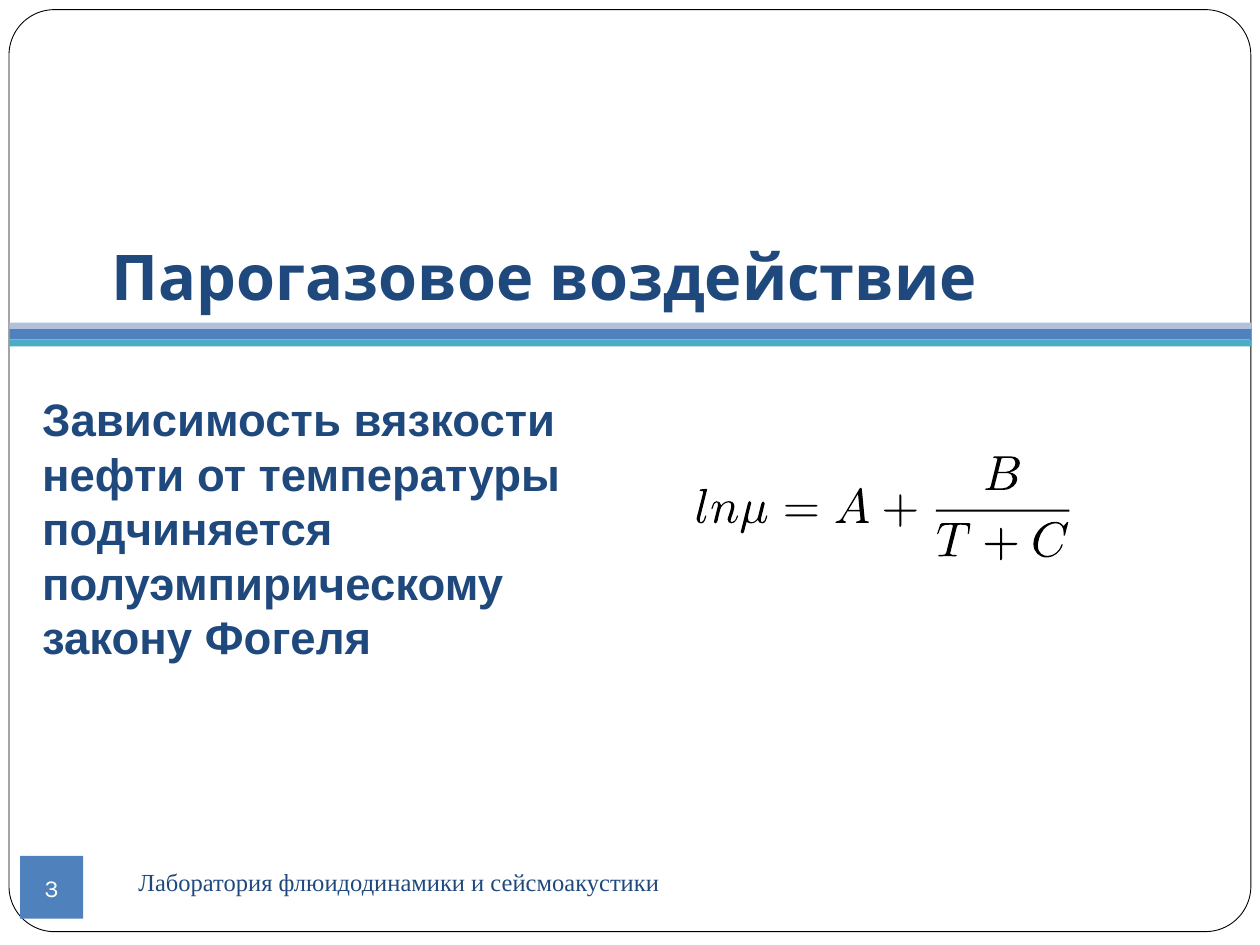
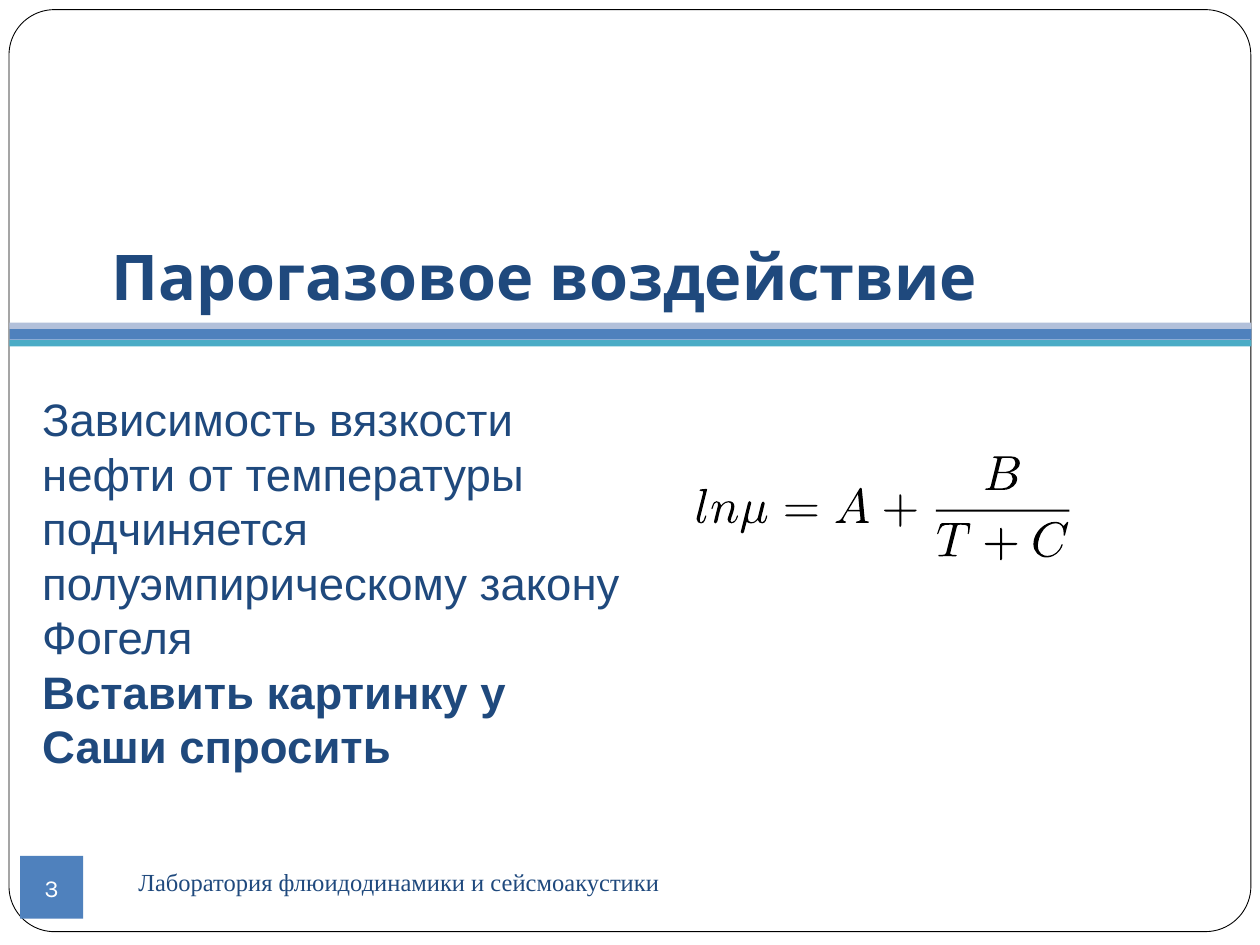
Before and after one commit to CompMathGroup/sagd, a slide deck: slide 3 of doc/Presentation.odp. Drawn at 1260x945 pixels with LibreOffice and Linux fonts; fonts in the diff are those of the drawing; background and template pictures are left out. Boxes give left, top, right and bottom in pixels: in the first picture for what was removed or moved away, otherwise in the second. Text is boxed around its words. In the diff, an @@ line names an element or a change of style, - is before the commit and + after.

```diff
--- a/doc/Presentation.odp
+++ b/doc/Presentation.odp
@@ text at (42, 404, 620, 655): bold off in "Зависимость вязкости нефти от температуры подчиняется полуэм ..." @@
@@ text at (42, 677, 505, 773): paragraph added @@
+Вставить картинку у Саши спросить
```
Also in this commit, not shown: 13 other slides changed, 6 slides added, 3 slides removed, 3 other files.
